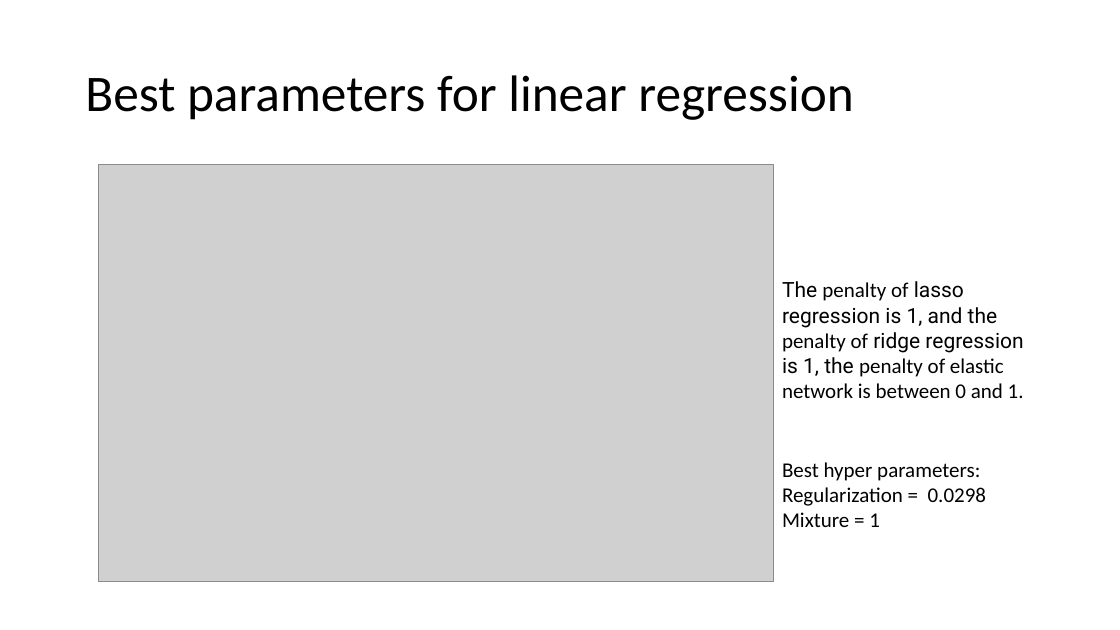
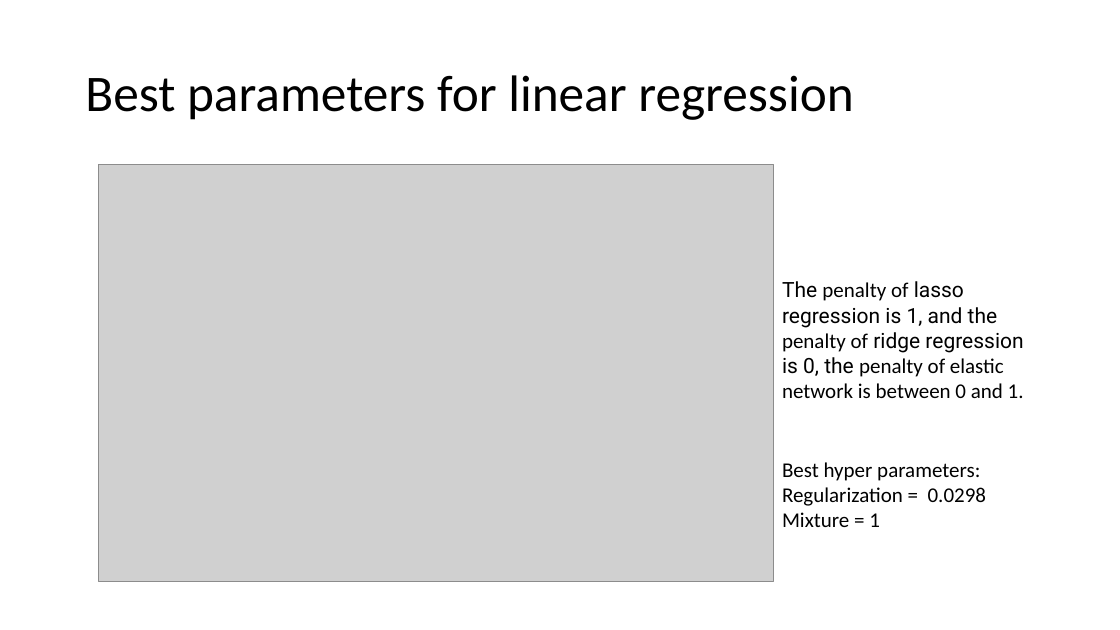
Before and after one commit to HimesGroup/BMIN503_Final_Project, a slide deck: slide 8 of final project.pptx. Drawn at 1120x630 pixels with LibreOffice and Linux fonts; fonts in the diff are those of the drawing; grey boxes stand for pictures. Boxes give left, top, right and bottom in pixels: in the first picture for what was removed or moved away, otherwise in the second. Text is boxed around its words. In the diff, an @@ line names an element or a change of style, - is before the commit and + after.

```diff
--- a/final project.pptx
+++ b/final project.pptx
@@ text at [782,281,1024,398]: text changed @@
-The penalty of lasso regression is 1, and the penalty of ridge regression is 1, the penalty of elastic network is between 0 and 1.
+The penalty of lasso regression is 1, and the penalty of ridge regression is 0, the penalty of elastic network is between 0 and 1.
```
Also in this commit, not shown: 3 other slides changed, 3 other files.
